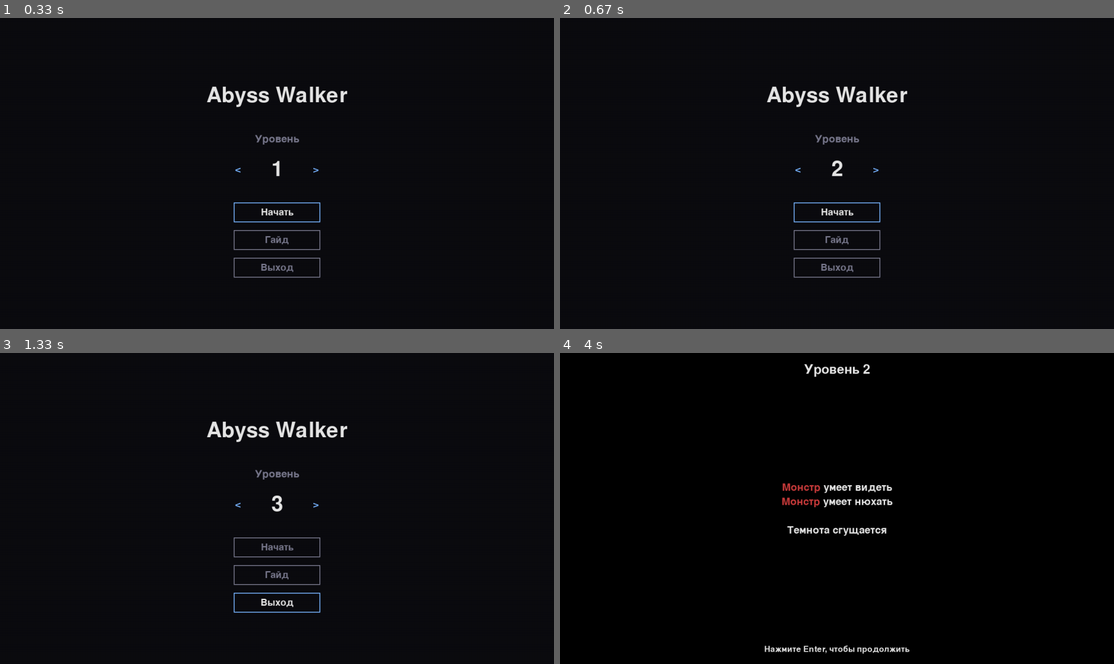
Above: before the commit, frames 1-4 (two rows, left to right).
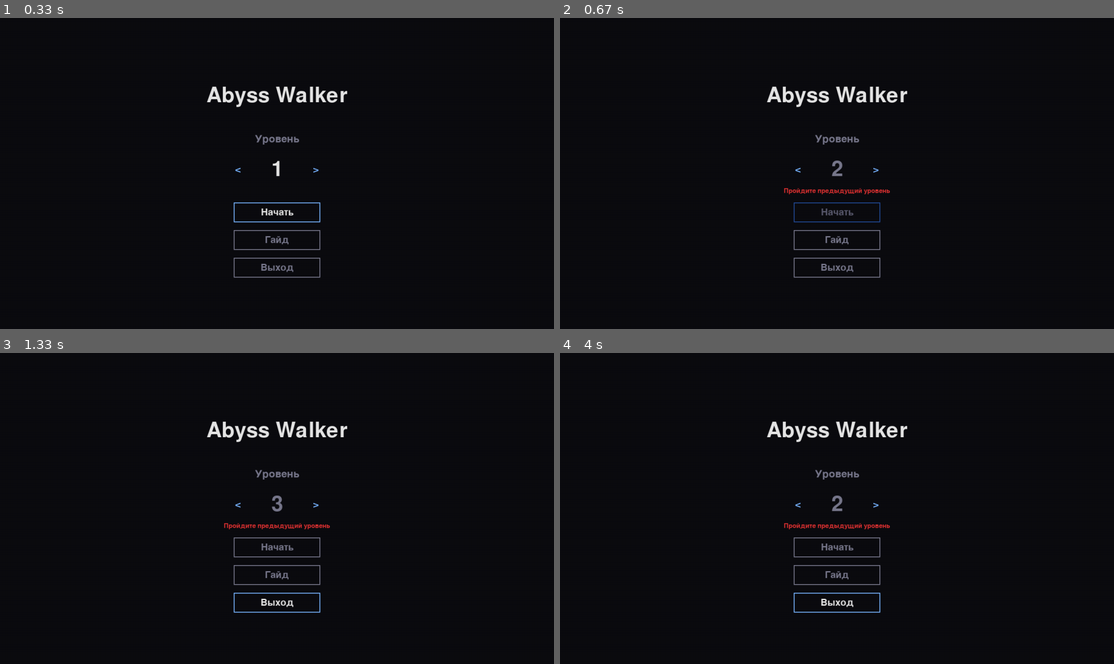
Above: after the commit, the same moments.

Repository: sser1to/pygame_project
Game: pygame game, started from main.py
Two runs of this game, one before a commit and one after it. Both use one fixed random seed, a clock stepped at 60 frames per second and the inputs below.
Inputs:
- Up to frame 1 (0.33 s): no input
- Up to frame 2 (0.67 s): hold Right from 0.33 s (still down)
- Up to frame 3 (1.33 s): release Right at 0.8 s; hold Up 0.83-1.13 s; hold Right from 1.17 s (still down)
- Up to frame 4 (4 s): release Right at 1.63 s; hold Left 1.67-2.2 s; hold Down 2.23-2.53 s; tap Enter at 2.57 s; hold Left 2.9-3.3 s; hold Up 3.33-3.7 s; hold Right from 3.73 s (still down)

Frame 1 is identical in both runs. In frame 2, 0.5% of the frame differs, in the area x 40-60%, y 45-66%; in frame 3, 0.3%; in frame 4, 3.0%, in the area x 36-64%, y 3-97%.

Commit message:
add progress saving

Diff:
--- a/main.py
+++ b/main.py
@@ -5,6 +5,7 @@
 from settings import (
     AMBIENT_VOLUME,
     CHASE_VOLUME,
+    LEVEL_COUNT,
     COLD_MAX,
     COLD_RATE,
     COLD_RECOVERY_RATE,
@@ -87,7 +88,9 @@
     handle_interaction,
     load_levels,
     load_map,
+    load_progress,
     pick_monster_spawns,
+    save_progress,
     spawn_items,
 )
 
@@ -380,7 +383,7 @@
             pygame.event.clear()
             snapshot = screen.copy()
             result = run_message_screen(screen, clock, "Вы прошли уровень!", snapshot)
-            return "quit" if result == "quit" else "menu"
+            return "quit" if result == "quit" else "complete"
     return "menu"
 
 
@@ -390,10 +393,11 @@
     clock = pygame.time.Clock()
     pygame.mouse.set_visible(False)
 
-    last_selected_level = CURRENT_LEVEL
+    unlocked_level = load_progress()
+    last_selected_level = unlocked_level
 
     while True:
-        selected_level = run_menu(screen, clock, last_selected_level)
+        selected_level = run_menu(screen, clock, last_selected_level, unlocked_level)
         if selected_level is None:
             break
         last_selected_level = selected_level
@@ -403,6 +407,12 @@
                 continue
             if result == "menu":
                 break
+            if result == "complete":
+                if selected_level >= unlocked_level and selected_level < LEVEL_COUNT:
+                    unlocked_level = selected_level + 1
+                    save_progress(unlocked_level)
+                    last_selected_level = unlocked_level
+                break
             if result == "quit":
                 pygame.quit()
                 return
--- a/settings.py
+++ b/settings.py
@@ -32,6 +32,9 @@
 MENU_TEXT = (230, 230, 230)
 MENU_ACCENT = (120, 180, 255)
 MENU_DIM = (120, 120, 140)
+MENU_LOCKED = (35, 75, 150)
+MENU_LOCKED_DIM = (25, 55, 110)
+MENU_LOCKED_TEXT = (220, 50, 50)
 
 INTRO_BG = (0, 0, 0)
 INTRO_TEXT = (230, 230, 230)
--- a/ui.py
+++ b/ui.py
@@ -23,6 +23,9 @@
     MENU_ACCENT,
     MENU_BG,
     MENU_DIM,
+    MENU_LOCKED,
+    MENU_LOCKED_DIM,
+    MENU_LOCKED_TEXT,
     MENU_TEXT,
     PLAYER_LIGHT_ALPHA,
     SPOTLIGHT_ALPHA,
@@ -545,7 +548,7 @@
         pygame.display.flip()
 
 
-def run_menu(screen, clock, initial_level):
+def run_menu(screen, clock, initial_level, unlocked_level):
     title_font = pygame.font.SysFont(None, 72)
     label_font = pygame.font.SysFont(None, 36)
     button_font = pygame.font.SysFont(None, 32)
@@ -577,8 +580,9 @@
                     selected_button = (selected_button + 1) % 3
                 if event.key == pygame.K_RETURN:
                     if selected_button == 0:
-                        return selected_level
-                    if selected_button == 1:
+                        if selected_level <= unlocked_level:
+                            return selected_level
+                    elif selected_button == 1:
                         guide_result = run_guide_screen(screen, clock)
                         if guide_result == "quit":
                             return None
@@ -597,7 +601,9 @@
         level_label_rect = level_label.get_rect(center=(width // 2, height // 2 - 80))
         screen.blit(level_label, level_label_rect)
 
-        level_text = title_font.render(str(selected_level), True, MENU_TEXT)
+        is_locked = selected_level > unlocked_level
+        level_color = MENU_DIM if is_locked else MENU_TEXT
+        level_text = title_font.render(str(selected_level), True, level_color)
         level_rect = level_text.get_rect(center=(width // 2, height // 2 - 10))
         screen.blit(level_text, level_rect)
 
@@ -606,10 +612,24 @@
         screen.blit(left_arrow, left_arrow.get_rect(center=(width // 2 - 90, height // 2 - 10)))
         screen.blit(right_arrow, right_arrow.get_rect(center=(width // 2 + 90, height // 2 - 10)))
 
+        if is_locked:
+            lock_label = pygame.font.SysFont(None, 22).render("Пройдите предыдущий уровень", True, MENU_LOCKED_TEXT)
+            lock_rect = lock_label.get_rect(center=(width // 2, height // 2 + 40))
+            screen.blit(lock_label, lock_rect)
+
         buttons = [("Начать", 0), ("Гайд", 1), ("Выход", 2)]
         for label, index in buttons:
-            text_color = MENU_TEXT if selected_button == index else MENU_DIM
-            rect_color = MENU_ACCENT if selected_button == index else MENU_DIM
+            disabled = index == 0 and is_locked
+            if is_locked and index == 0:
+                if selected_button == index:
+                    text_color = (90, 90, 110)
+                    rect_color = MENU_LOCKED
+                else:
+                    text_color = MENU_DIM
+                    rect_color = MENU_DIM
+            else:
+                text_color = MENU_TEXT if selected_button == index else MENU_DIM
+                rect_color = MENU_ACCENT if selected_button == index else MENU_DIM
             text_surface = button_font.render(label, True, text_color)
             button_rect = pygame.Rect(0, 0, 200, 46)
             button_rect.center = (width // 2, height // 2 + 90 + index * 64)
--- a/world.py
+++ b/world.py
@@ -2,6 +2,7 @@
 import json
 import math
 import random
+from pathlib import Path
 
 import pygame
 
@@ -22,6 +23,7 @@
     ITEM_SPAWN_ATTEMPTS,
     ITEM_SPAWN_SAMPLES,
     ITEM_STONE,
+    LEVEL_COUNT,
     MONSTER_PATROL_COUNT,
     MONSTER_PATROL_SAMPLE_SIZE,
     MONSTER_SPAWN_MIN_DISTANCE,
@@ -72,6 +74,29 @@
         if level.get("level") == level_number:
             return level
     return {}
+
+
+SAVE_PATH = Path(__file__).with_name("save.json")
+
+
+def load_progress():
+    default = 1
+    try:
+        if SAVE_PATH.exists():
+            with open(SAVE_PATH, "r", encoding="utf-8") as f:
+                data = json.load(f)
+                return max(1, min(int(data.get("unlocked_level", default)), LEVEL_COUNT))
+    except (json.JSONDecodeError, OSError, ValueError):
+        pass
+    return default
+
+
+def save_progress(unlocked_level):
+    try:
+        with open(SAVE_PATH, "w", encoding="utf-8") as f:
+            json.dump({"unlocked_level": unlocked_level}, f)
+    except OSError:
+        pass
 
 
 def find_spawn_tile(grid):
Not shown, changed: .gitignore
